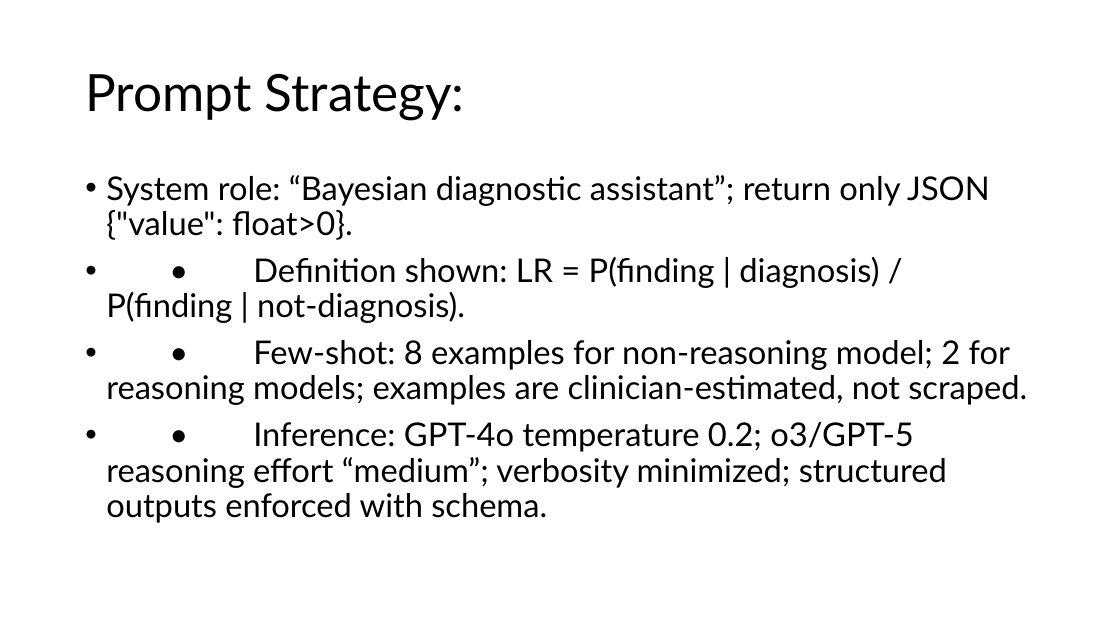
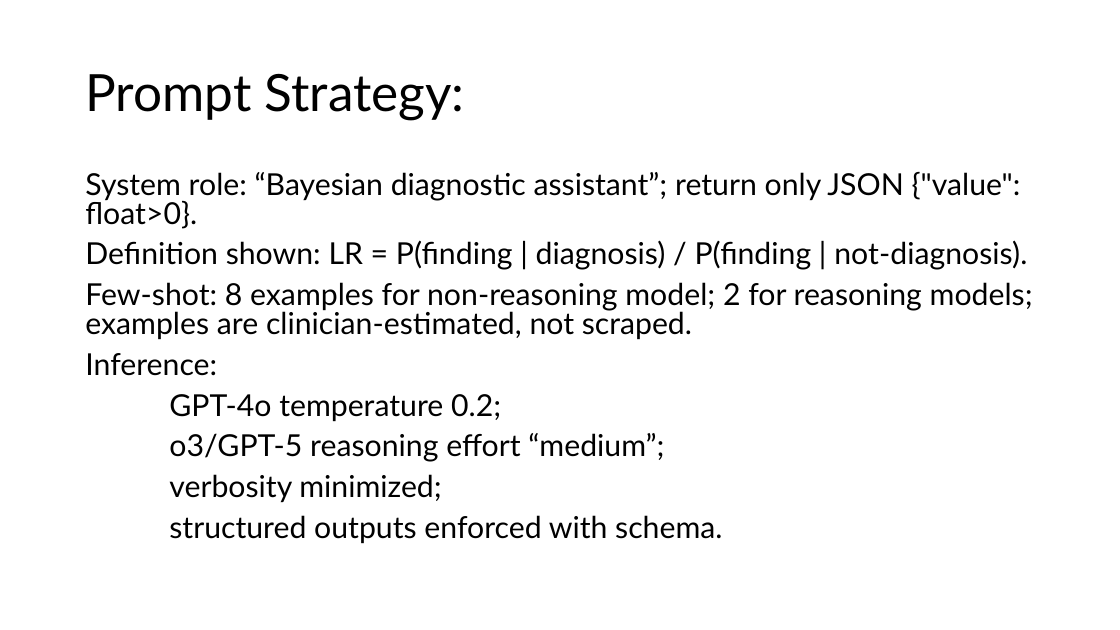
Before and after one commit to reblocke/llm_estimate_lrs, a slide deck: slide 9 of 2025-9-22 locke m2int lab LLM LRs.pptx (slide 10 before the commit). Drawn at 1120x630 pixels with LibreOffice and Linux fonts; fonts in the diff are those of the drawing. Boxes give left, top, right and bottom in pixels: in the first picture for what was removed or moved away, otherwise in the second. Text is boxed around its words. In the diff, an @@ line names an element or a change of style, - is before the commit and + after.

Commit message:
add pptx with edits.

```diff
--- a/2025-9-22 locke m2int lab LLM LRs.pptx
+++ b/2025-9-22 locke m2int lab LLM LRs.pptx
@@ text at [85,172,1021,229]: size 28 to 25.9 pt in "System role: “Bayesian diagnostic assistant”; return only ..."; bullet • to none; line spacing 0.9 to 0.8 @@
@@ text at [85,240,1033,543]: text changed; size 28 to 25.9 pt @@
-• • Definition shown: LR = P(finding | diagnosis) / P(finding | not‑diagnosis).
-• • Few‑shot: 8 examples for non‑reasoning model; 2 for reasoning models; examples are clinician‑estimated, not scraped.
-• • Inference: GPT‑4o temperature 0.2; o3/GPT‑5 reasoning effort “medium”; verbosity minimized; structured outputs enforced with schema.
+Definition shown: LR = P(finding | diagnosis) / P(finding | not‑diagnosis).
+Few‑shot: 8 examples for non‑reasoning model; 2 for reasoning models; examples are clinician‑estimated, not scraped.
+Inference:
+GPT‑4o temperature 0.2;
+o3/GPT‑5 reasoning effort “medium”;
+verbosity minimized;
+structured outputs enforced with schema.
```
Also in this commit, not shown: 9 other slides changed, 3 slides added, 5 slides removed, 1 other file.
